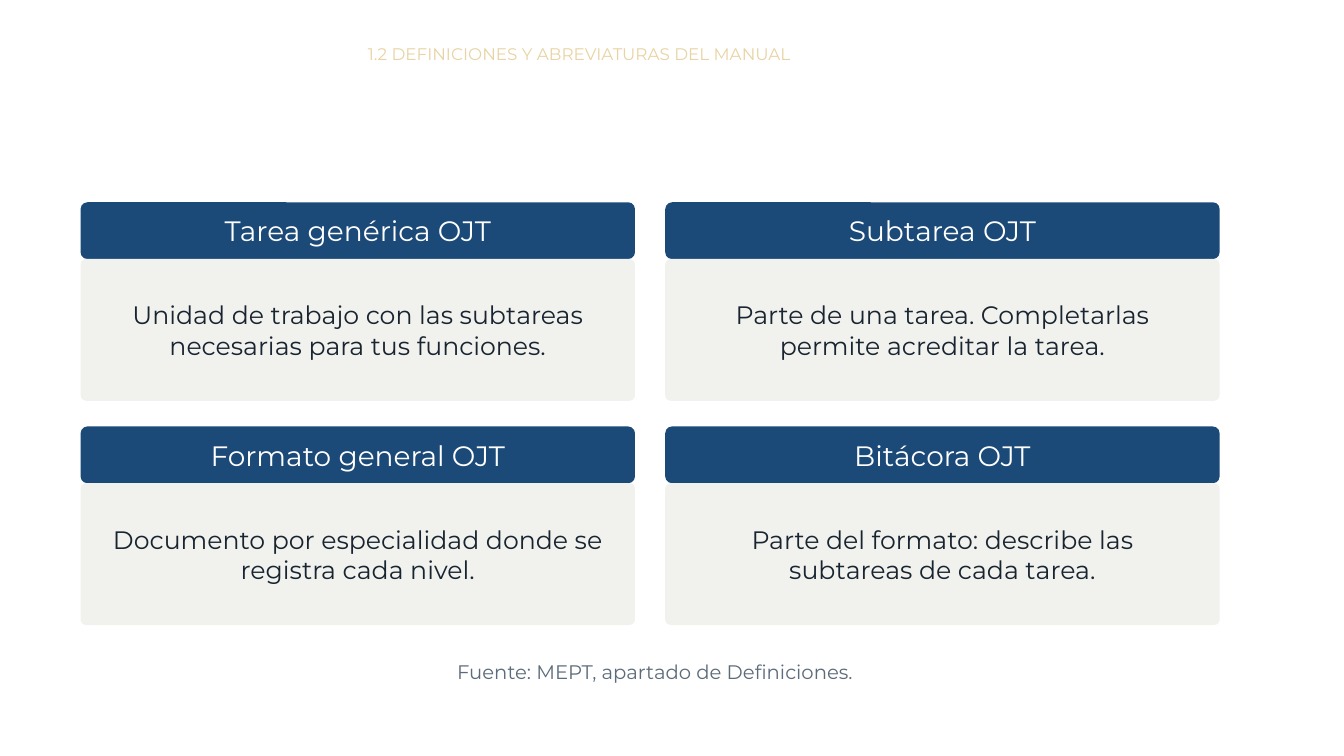
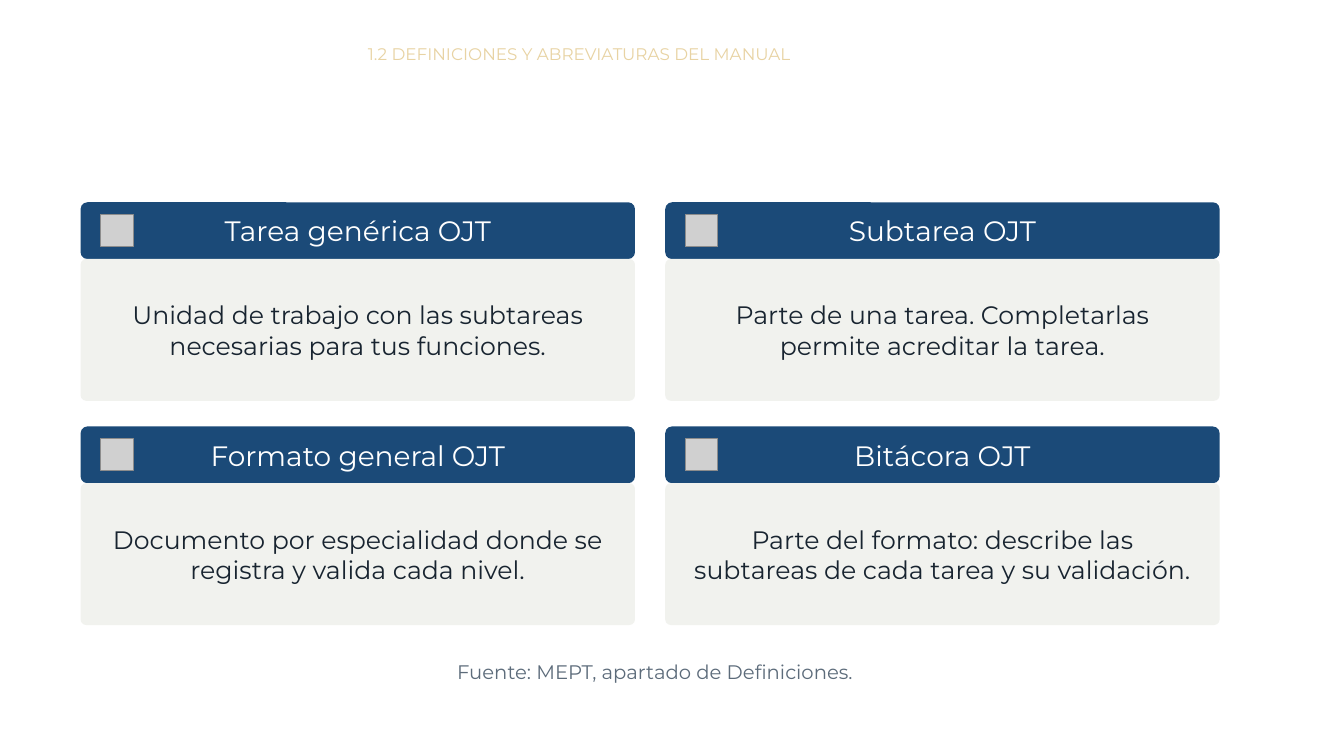
Before and after one commit to CIAAC-Capacitacion/Curso_MEPT_OJT, a slide deck: slide 17 of modulo1.pptx (slide 15 before the commit). Drawn at 1344x756 pixels with LibreOffice and Linux fonts; fonts in the diff are those of the drawing; grey boxes stand for pictures; background and template pictures are left out. Boxes give left, top, right and bottom in pixels: in the first picture for what was removed or moved away, otherwise in the second. Text is boxed around its words. In the diff, an @@ line names an element or a change of style, - is before the commit and + after.

```diff
--- a/modulo1.pptx
+++ b/modulo1.pptx
@@ picture added at (x1=101, y1=215, x2=133, y2=247) @@
@@ picture added at (x1=686, y1=215, x2=718, y2=247) @@
@@ picture added at (x1=101, y1=439, x2=133, y2=471) @@
@@ picture added at (x1=686, y1=439, x2=718, y2=471) @@
@@ text in rounded rectangle at (x1=113, y1=530, x2=603, y2=584): text changed @@
-Documento por especialidad donde se registra cada nivel.
+Documento por especialidad donde se registra y valida cada nivel.
@@ text in rounded rectangle at (x1=694, y1=530, x2=1191, y2=584): text changed @@
-Parte del formato: describe las subtareas de cada tarea.
+Parte del formato: describe las subtareas de cada tarea y su validación.
```
Also in this commit, not shown: 15 other slides changed, 3 slides added, 5 other files.
